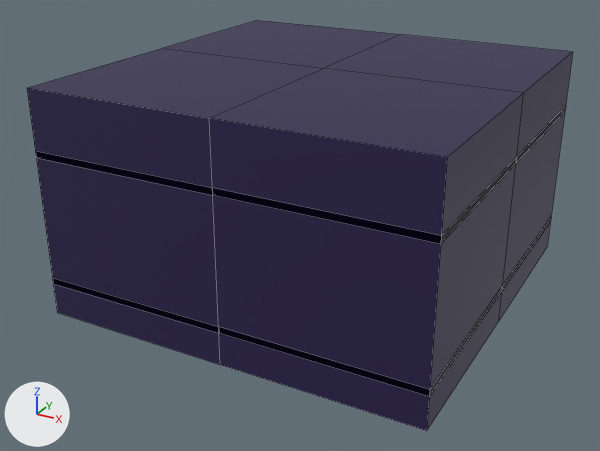
What one commit did to the Blender file src/main/godot/components/rooms/cryogenic-room/cryogenic-room-v2.blend.
One viewpoint serves both versions: a 50 mm camera at (11.27, -21.96, 11.68) aimed at (-0.33, -0.87, 1.13). The axes (+X, +Y, +Z) are drawn at lower left. The lights are the same throughout. Mesh edges are drawn as thin lines. The same objects are shown in both versions, whatever each file hides.

Objects in the first picture: 'GEO-room-bound', 'GEO-room-ceil'.
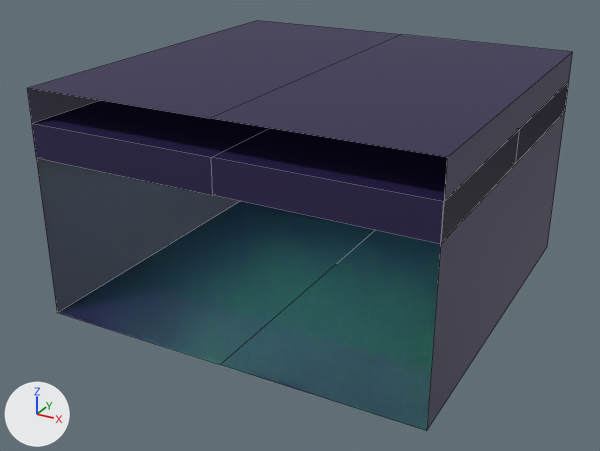
Boxes [x1, y1, x2, y2] around the edits, measured in the pictures (600 x 451 px; the box of a moved part takes in the faces that stretch with it):
```json
{"object": "GEO-room-bound", "change": "reshaped, modifiers changed", "before": [27, 20, 573, 431], "after": [27, 20, 573, 431]}
{"object": "GEO-room-ceil", "change": "reshaped, modifiers changed", "before": [35, 107, 566, 396], "after": [32, 82, 569, 244], "on screen": "44% shorter"}
{"part": 2, "of": "me_cube_002", "change": "deleted", "before": [52, 219, 551, 396], "on screen": "black"}
{"part": 3, "of": "me_cube_002", "change": "moved or reshaped", "before": [35, 107, 566, 244], "after": [32, 82, 569, 244]}
```

Scene script edits in JSON lines:
```json
{"block": "me_cube_001", "where": "me_cube_001.from_pydata(...)  # 8 vertices, 4 faces; spans x 0.0..6.0, y -6.0..0.0, z -1.0..6.0"}
{"block": "me_cube_001", "where": "# used by ob_geo_room_bound; location = (0.0, 0.0, 0.0)"}
{"block": "me_cube_001", "where": "# verts and faces of me_cube_001; kept vertices keep their numbers, new ones are numbered from 8"}
{"block": "me_cube_001", "where": "# before: 0 (6.0, -6.0, 6.0) at pixel (447, 157), 1 (6.0, -6.0, -1.0) at pixel (426, 430), 2 (0.0, -6.0, -1.0) at pixel (220, 364), 3 (0.0, -6.0, 6.0) at pixel (209, 118), 4 (6.0, 0.0, -1.0) at pixel (498, 321)"}
{"block": "me_cube_001", "where": "# before: 5 (6.0, 0.0, 6.0) at pixel (523, 92), 6 (0.0, 0.0, -1.0), 7 (0.0, 0.0, 6.0) at pixel (323, 68)"}
{"block": "me_cube_001", "change": "me_cube_001 part 1"}
{"op": "add", "block": "me_cube_001", "code": "delete_vertices([*range(4, 8)])  # with the faces that use them"}
{"op": "add", "block": "me_cube_001", "code": "delete_faces([(0, 3, 2, 1)])"}
{"op": "add", "block": "me_cube_001", "code": "for new, old in zip([*range(8, 12)], [*range(0, 4)]): verts[new] = verts[old] + (0.0, 12.0, 0.0)"}
{"op": "add", "block": "me_cube_001", "code": "faces += [(0, 8, 11, 3), (1, 2, 10, 9), (0, 1, 9, 8), (8, 9, 10, 11)]"}
{"block": "me_cube_002", "where": "# used by ob_geo_room_ceil; location = (0.0, 0.0, 0.0)"}
{"op": "remove", "block": "me_cube_002", "code": "me_cube_002.from_pydata(...)  # 17 vertices, 8 faces; spans x 0.0..6.0, y -6.0..0.0, z 0.0..4.0"}
{"op": "add", "block": "me_cube_002", "code": "me_cube_002.from_pydata(...)  # 17 vertices, 10 faces; spans x 0.0..6.0, y -6.0..0.0, z 4.0..5.0"}
{"block": "me_cube_002", "change": "me_cube_002 part 2: the loose piece of 4 vertices spanning x 0.0..6.0, y -6.0..0.0, z 0.0 is deleted"}
{"block": "me_cube_002", "change": "me_cube_002 part 3"}
{"block": "me_cube_002", "change": "10 vertices are removed from x 0.0..5.9, y -5.9..0.0, z 3.48..4.0"}
{"block": "me_cube_002", "change": "7 faces are deleted"}
{"block": "me_cube_002", "change": "14 vertices are added at x 0.0..6.0, y -6.0..0.0, z 4.0..5.0"}
{"block": "me_cube_002", "change": "8 new faces join them, mat_material"}
{"block": "me_cube_002", "change": "2 new faces join them, mat_sh_light"}
{"block": "ob_geo_room_bound", "where": "_m = ob_geo_room_bound.modifiers.new('Mirror', 'MIRROR')"}
{"op": "remove", "block": "ob_geo_room_bound", "code": "_m.use_axis = (True, True, False)"}
{"op": "remove", "block": "ob_geo_room_ceil", "code": "_m = ob_geo_room_ceil.modifiers.new('Solidify', 'SOLIDIFY')"}
{"op": "remove", "block": "ob_geo_room_ceil", "code": "_m.thickness = 0.2"}
{"op": "remove", "block": "ob_geo_room_ceil", "code": "_m.offset = 1.0"}
{"op": "remove", "block": "ob_geo_room_ceil", "code": "_m.use_even_offset = True"}
```
